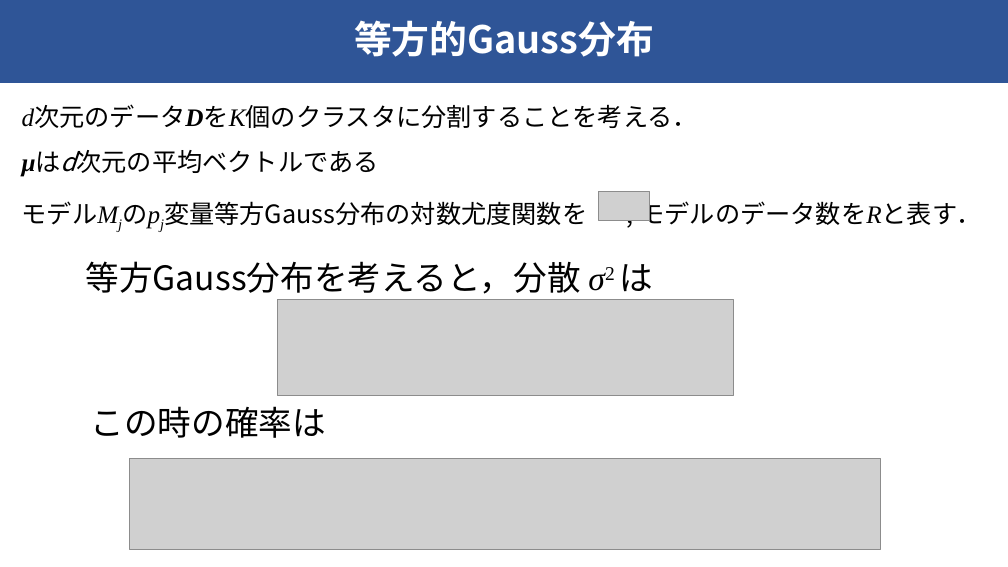
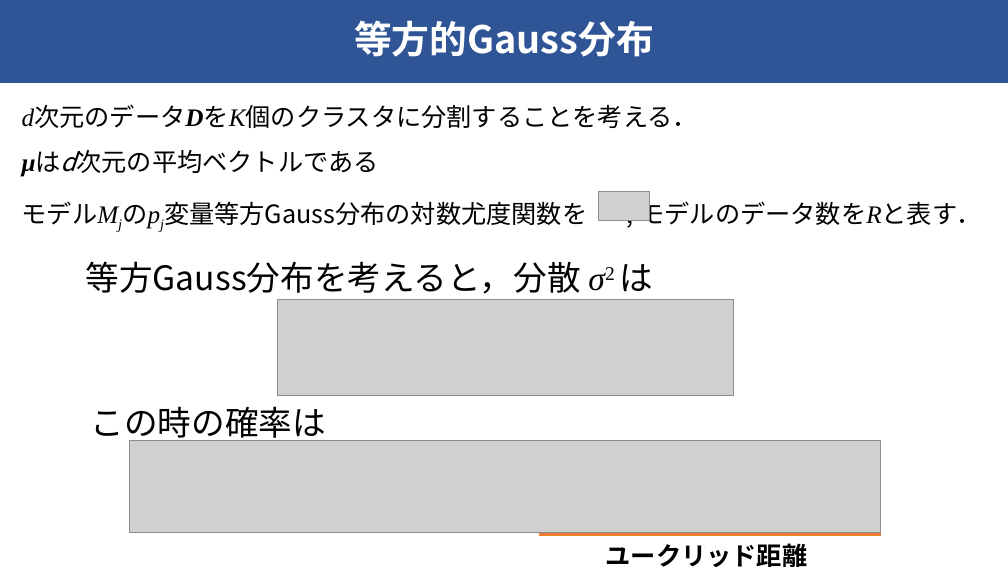
Before and after one commit to raryosu/graduation-research, a slide deck: slide 23 of docs/interim-presen/interim_hagihara.pptx. Drawn at 1008x567 pixels with LibreOffice and Linux fonts; fonts in the diff are those of the drawing; grey boxes stand for pictures. Boxes give left, top, right and bottom in pixels: in the first picture for what was removed or moved away, otherwise in the second. Text is boxed around its words. In the diff, an @@ line names an element or a change of style, - is before the commit and + after.

```diff
--- a/docs/interim-presen/interim_hagihara.pptx
+++ b/docs/interim-presen/interim_hagihara.pptx
@@ picture: place and size @@
-picture at [130, 458, 881, 550]
+picture at [130, 441, 881, 532]
@@ line added from (539, 535) to (881, 535), #ED7D31 2.25 pt @@
@@ text added at [606, 543, 808, 567], 24 pt, text #000000, bold @@
+ユークリッド距離
```
Also in this commit, not shown: 1 other slide changed.
